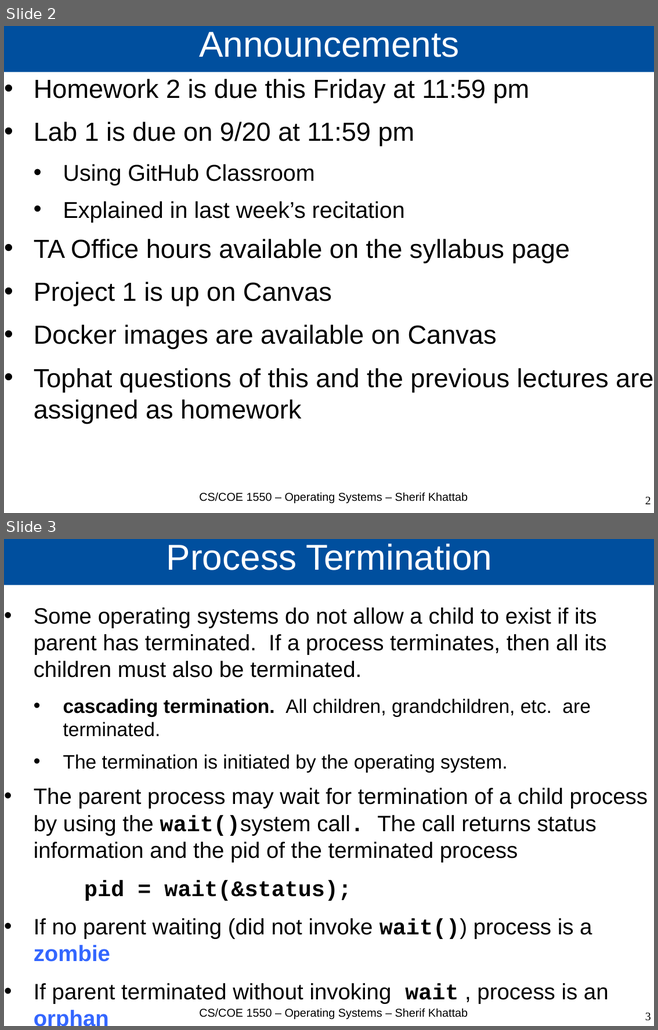
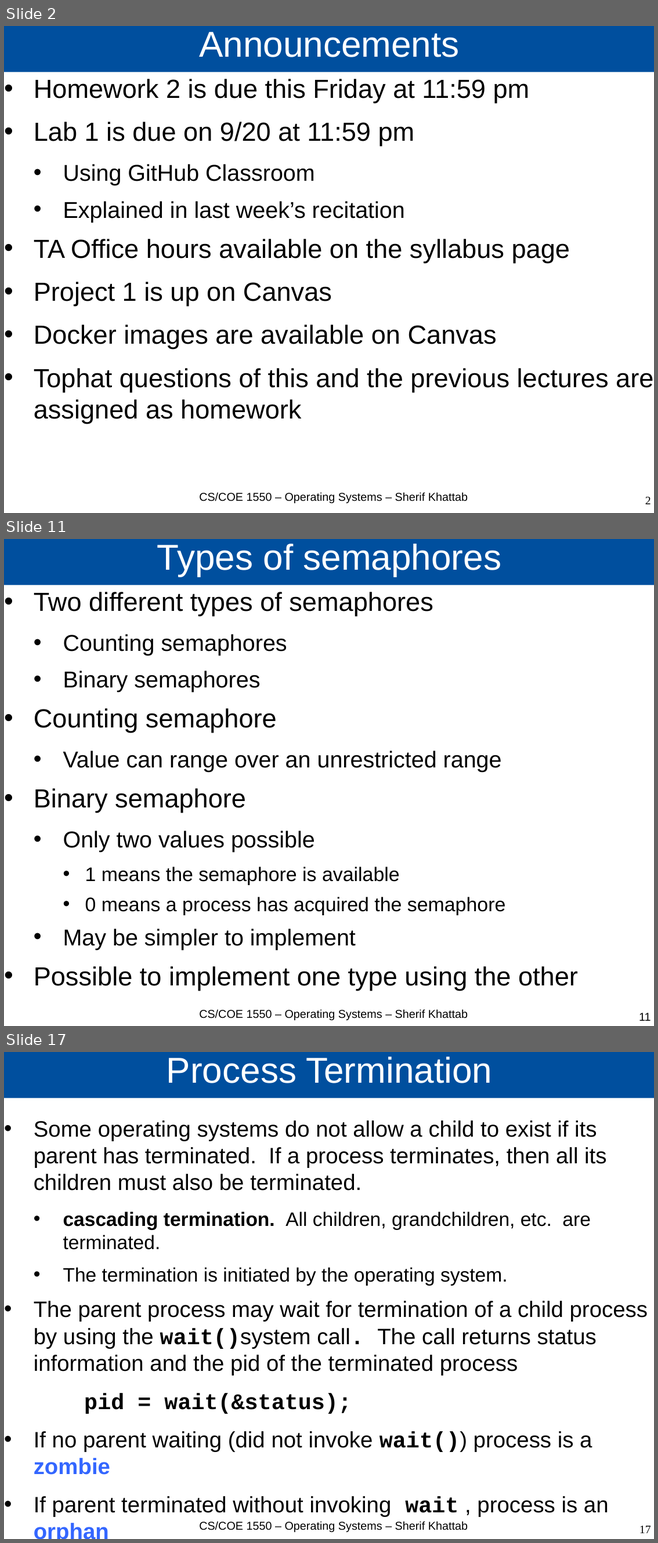
Before and after one commit to cs1550-2224/cs1550-code-handouts, a slide deck: DraftSlides/Lecture3.pptx. Shown one above the other, each under a label of ours: slides 2 and 3 before the commit, slides 2, 11 and 17 after it; the slides between them are not shown. The pictures are 658x1030 and 658x1543 pixels, drawn with LibreOffice and Linux fonts; fonts in the diff are those of the drawing. Boxes give left, top, right and bottom in pixels: in the first picture for what was removed or moved away, otherwise in the second. Text is boxed around its words. In the diff, an @@ line names an element or a change of style, - is before the commit and + after.

```diff
--- a/DraftSlides/Lecture3.pptx
+++ b/DraftSlides/Lecture3.pptx
@@ slide 11 added at bbox=[4, 539, 654, 1026], background #FFFFFF @@
@@ title added at bbox=[4, 539, 654, 585], fill #004F9E, 44 pt, text #FFFFFF @@
+Types of semaphores
@@ text added at bbox=[34, 592, 578, 990], 28 pt, text #000000 @@
+• Two different types of semaphores
+  • Counting semaphores
+  • Binary semaphores
+• Counting semaphore
+  • Value can range over an unrestricted range
+• Binary semaphore
+  • Only two values possible
+    • 1 means the semaphore is available
+    • 0 means a process has acquired the semaphore
+  • May be simpler to implement
+• Possible to implement one type using the other
@@ text added at bbox=[199, 1009, 467, 1020], 14 pt, text #000000 @@
+CS/COE 1550 – Operating Systems – Sherif Khattab
@@ page number added at bbox=[639, 1013, 651, 1021], 14 pt, text #000000 @@
+11
@@ what was slide 3 is now slide 17 @@
@@ page number at bbox=[639, 1526, 651, 1533]: text changed @@
-3
+17
```
Also in this commit, not shown: 1 slide changed, 13 other slides added, 1 other file.
